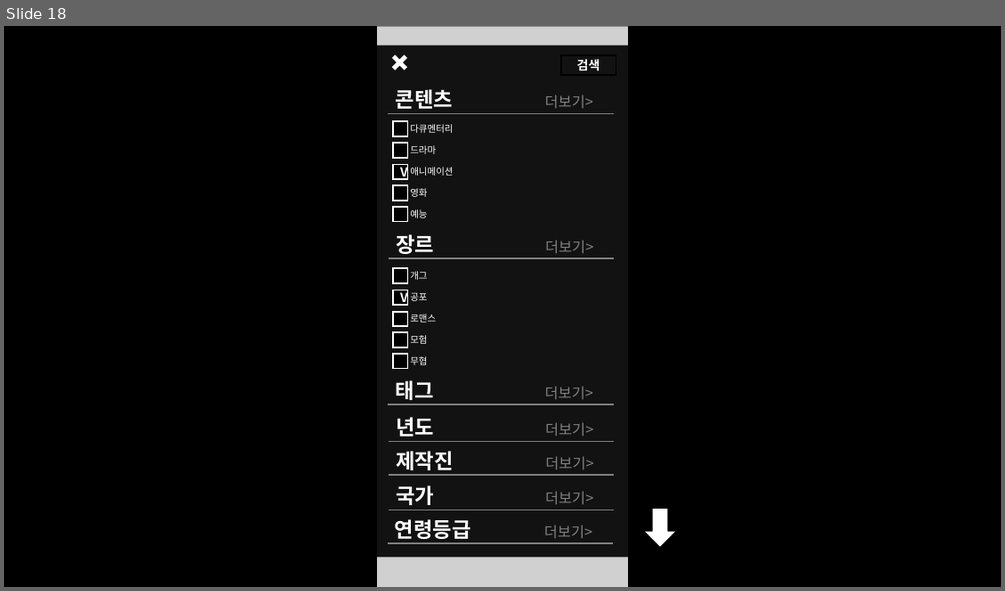
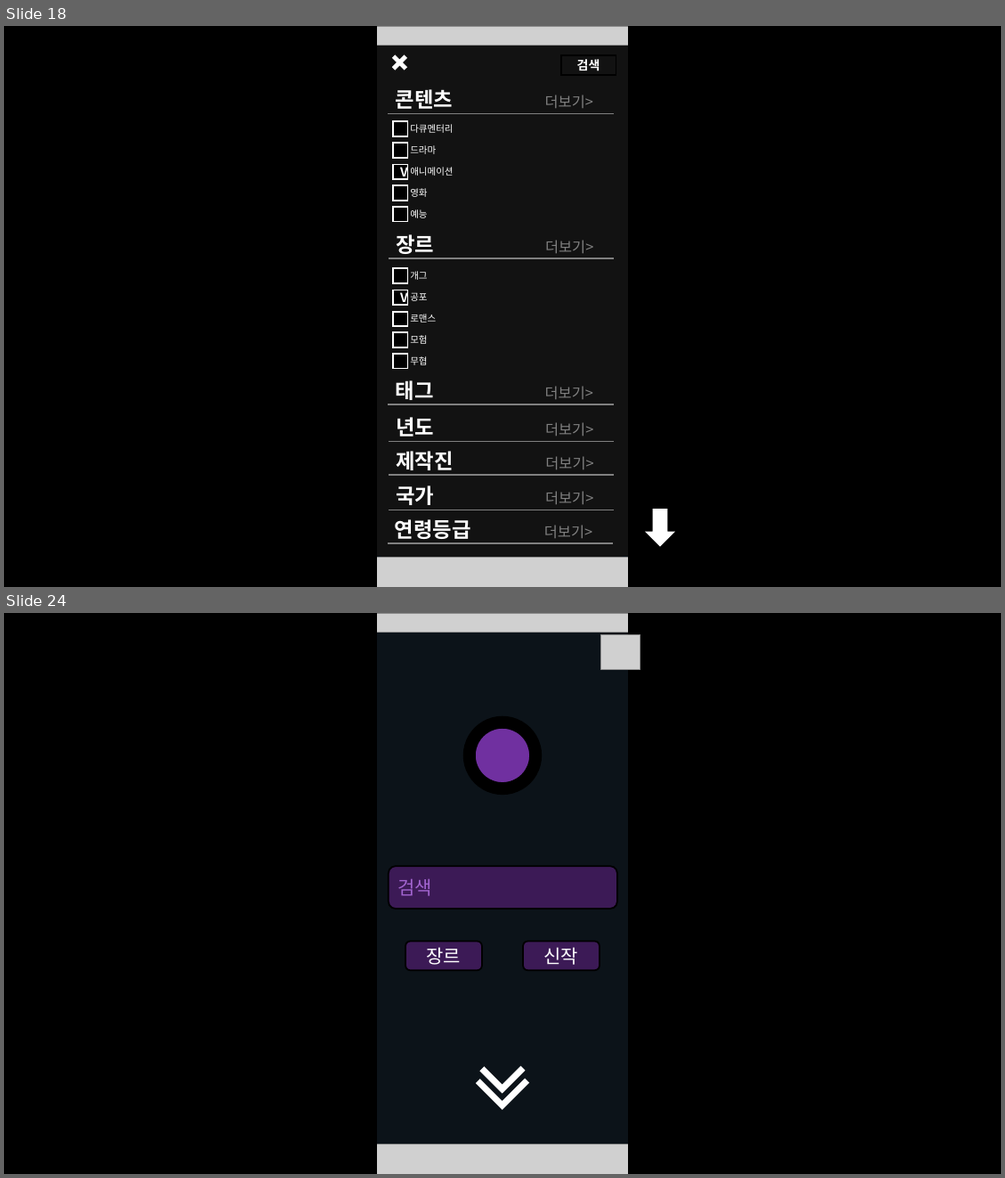
Before and after one commit to lhs020208/GameInterface-7, a slide deck: 7조 기말과제 - 숏폼형 모바일 OTT.pptm. Shown one above the other, each under a label of ours: slide 18 before the commit, slides 18 and 24 after it; the slides between them are not shown. The pictures are 1005x591 and 1005x1178 pixels, drawn with LibreOffice and Linux fonts; fonts in the diff are those of the drawing; grey boxes stand for pictures. Boxes give left, top, right and bottom in pixels: in the first picture for what was removed or moved away, otherwise in the second. Text is boxed around its words. In the diff, an @@ line names an element or a change of style, - is before the commit and + after.

Commit message:
검색 전부 완

```diff
--- a/7조 기말과제 - 숏폼형 모바일 OTT.pptm
+++ b/7조 기말과제 - 숏폼형 모바일 OTT.pptm
@@ slide 24 added at [4, 613, 1001, 1174], background #FFFFFF @@
@@ rectangle added at [4, 613, 376, 1174], fill #000000, outline #000000 1.5 pt @@
@@ rectangle added at [376, 633, 629, 1143], fill #0C1319, outline #0C1319 1.5 pt @@
@@ picture added at [376, 613, 629, 633] @@
@@ picture added at [600, 634, 640, 670] @@
@@ rectangle added at [629, 613, 1001, 1174], fill #000000, outline #000000 1.5 pt @@
@@ ellipse added at [469, 722, 535, 788], fill #7030A0, outline #000000 12 pt @@
@@ rounded rectangle added at [388, 866, 617, 908], fill #3C1A56, outline #000000 1.5 pt, 18 pt, text #A365D1 @@
+검색
@@ rounded rectangle added at [405, 941, 482, 971], fill #3C1A56, outline #000000 1.5 pt, 18 pt, text #FFFFFF @@
+장르
@@ rounded rectangle added at [523, 941, 599, 971], fill #3C1A56, outline #000000 1.5 pt, 18 pt, text #FFFFFF @@
+신작
@@ freeform shape added at [477, 1056, 527, 1105], outline #FFFFFF 6 pt @@
@@ freeform shape added at [482, 1048, 523, 1089], outline #FFFFFF 6 pt @@
@@ picture added at [376, 1144, 629, 1174] @@
```
Also in this commit, not shown: 2 slides changed, 12 other slides added.
